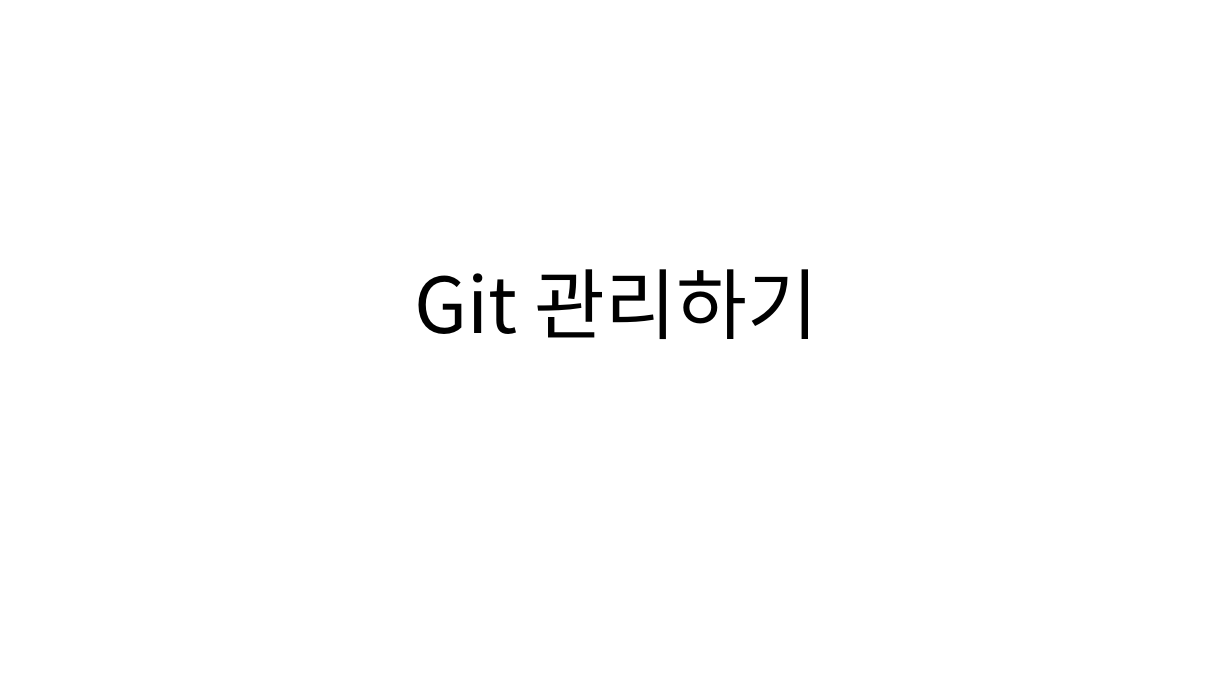
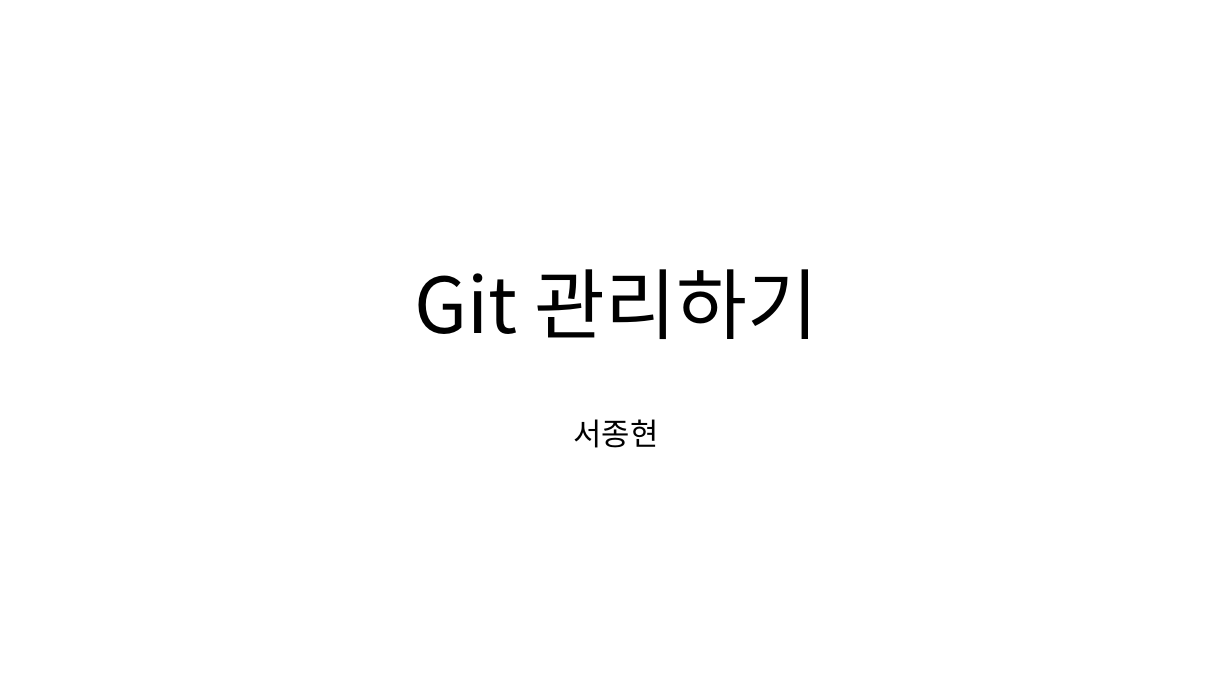
Before and after one commit to Jonghyun99/TIL, a slide deck: slide 1 of ppt/Git 관리하기.pptx. Drawn at 1232x693 pixels with LibreOffice and Linux fonts; fonts in the diff are those of the drawing. Boxes give left, top, right and bottom in pixels: in the first picture for what was removed or moved away, otherwise in the second. Text is boxed around its words. In the diff, an @@ line names an element or a change of style, - is before the commit and + after.

```diff
--- a/ppt/Git 관리하기.pptx
+++ b/ppt/Git 관리하기.pptx
@@ subtitle added at bbox=[573, 419, 658, 448], 24 pt, text #000000 @@
+서종현
```
Also in this commit, not shown: 1 other file.
